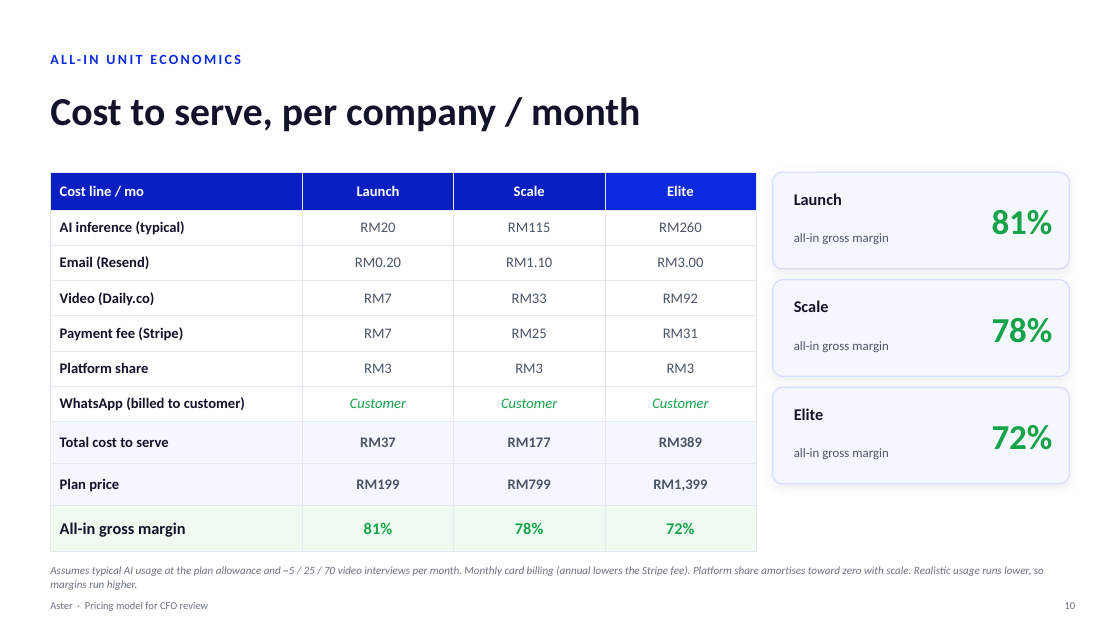
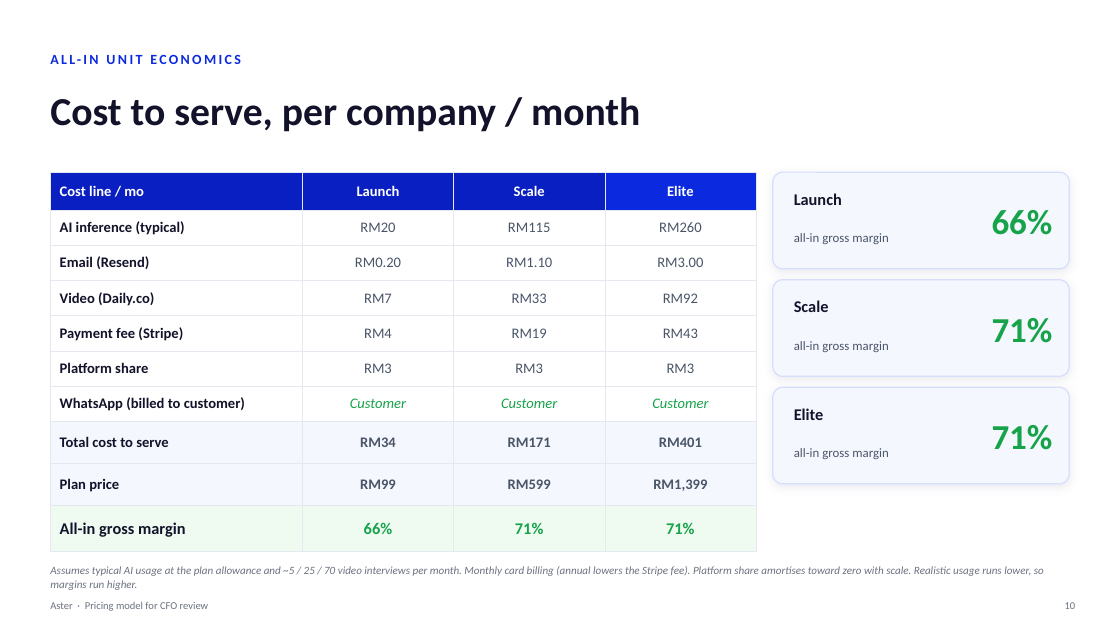
Before and after one commit to shahramly83/aster, a slide deck: slide 10 of docs/aster-pricing-cfo.pptx. Drawn at 1120x630 pixels with LibreOffice and Linux fonts; fonts in the diff are those of the drawing. Boxes give left, top, right and bottom in pixels: in the first picture for what was removed or moved away, otherwise in the second. Text is boxed around its words. In the diff, an @@ line names an element or a change of style, - is before the commit and + after.

```diff
--- a/docs/aster-pricing-cfo.pptx
+++ b/docs/aster-pricing-cfo.pptx
@@ table at [50,172,756,541] @@
-row 5: Payment fee (Stripe) | RM7 | RM25 | RM31
+row 5: Payment fee (Stripe) | RM4 | RM19 | RM43
-row 8: Total cost to serve | RM37 | RM177 | RM389
+row 8: Total cost to serve | RM34 | RM171 | RM401
-row 9, column 2: RM199
+row 9, column 2: RM99
-row 9, column 3: RM799
+row 9, column 3: RM599
-row 10: All-in gross margin | 81% | 78% | 72%
+row 10: All-in gross margin | 66% | 71% | 71%
@@ text at [992,210,1053,235]: text changed @@
-81%
+66%
@@ text at [992,318,1053,343]: text changed @@
-78%
+71%
@@ text at [992,425,1053,450]: text changed @@
-72%
+71%
```
Also in this commit, not shown: 5 other slides changed.
